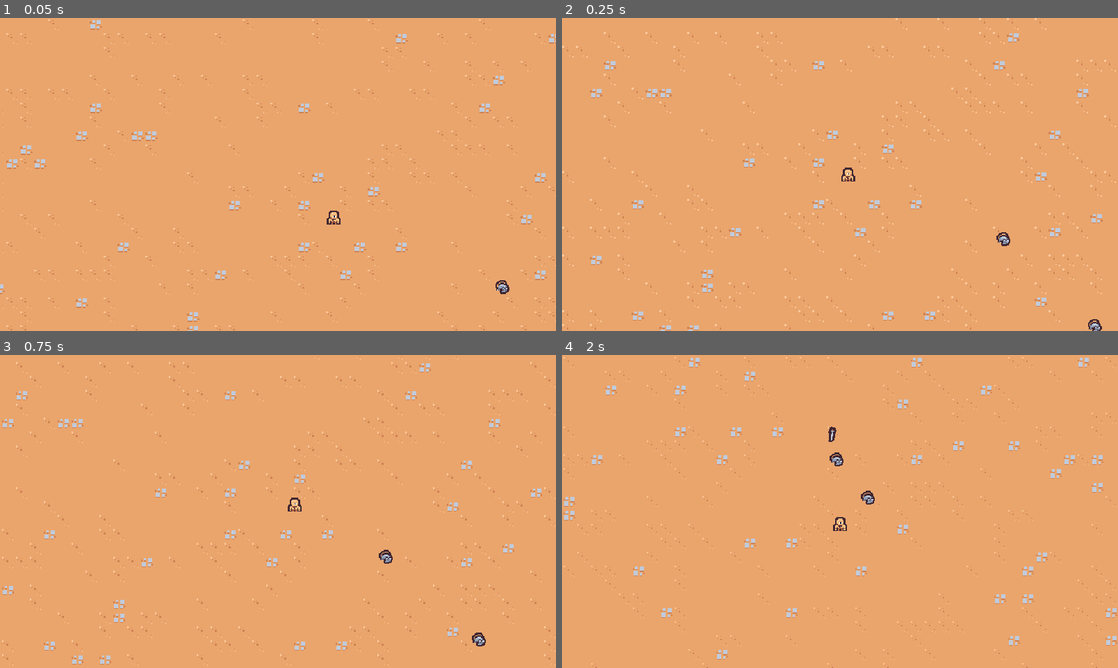
Above: before the commit, frames 1-4 (two rows, left to right).
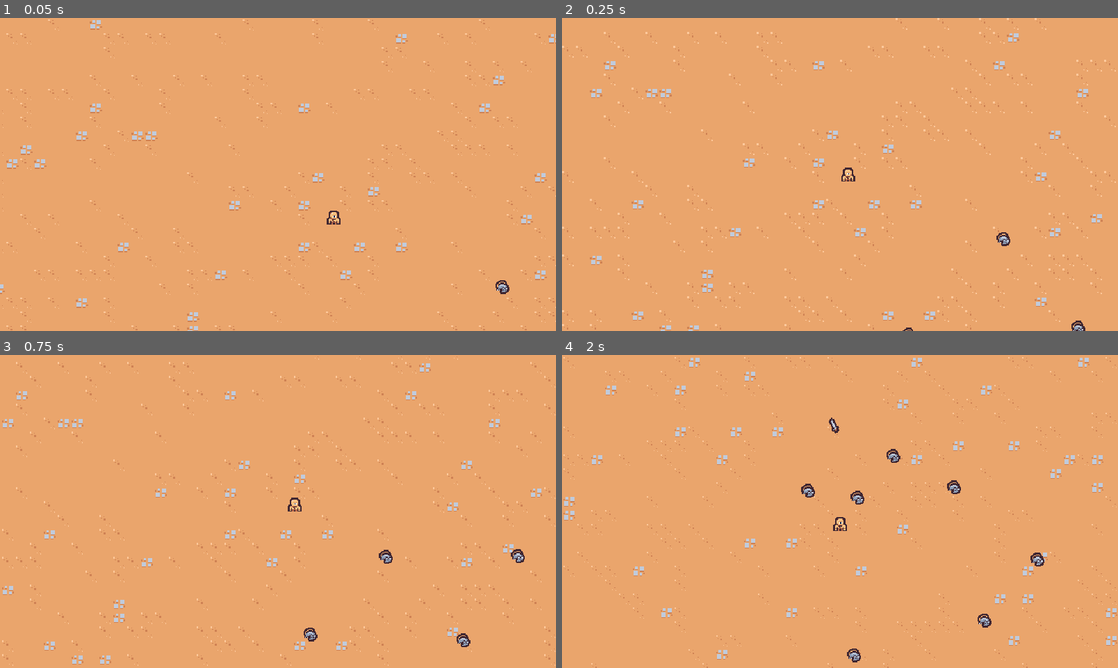
Above: after the commit, the same moments.

Repository: CullsGit/2dsurvivor
Game: Godot game, scene res://scenes/main/main.tscn
The game is run twice, just before and just after one commit, with the same random seed, the same clock (stepped at 60 frames per second) and the same inputs.
Inputs:
- Up to frame 1 (0.05 s): no input
- Up to frame 2 (0.25 s): no input
- Up to frame 3 (0.75 s): hold D (move_right) from 0.53 s (still down)
- Up to frame 4 (2 s): release D (move_right) at 1.28 s; hold S (move_down) from 1.28 s (still down)

Frame 1 is identical in both runs. In frame 2, 0.1% of the frame differs, in the area x 61-98%, y 96-100%; in frame 3, 0.3%; in frame 4, 0.8%, in the area x 43-87%, y 20-99%.

Commit message:
add collision functionality between sword and enemy

Diff:
--- a/project.godot
+++ b/project.godot
@@ -50,6 +50,12 @@
 ]
 }
 
+[layer_names]
+
+2d_physics/layer_1="Terrain"
+2d_physics/layer_2="Player"
+2d_physics/layer_3="Enemy"
+
 [rendering]
 
 textures/canvas_textures/default_texture_filter=0
--- a/scenes/ability/sword_ability/sword_ability.tscn
+++ b/scenes/ability/sword_ability/sword_ability.tscn
@@ -1,6 +1,45 @@
-[gd_scene load_steps=5 format=3 uid="uid://cwmb4yyb1484o"]
+[gd_scene load_steps=6 format=3 uid="uid://cwmb4yyb1484o"]
 
 [ext_resource type="Texture2D" uid="uid://dxilu635g8pkn" path="res://scenes/ability/sword_ability/sword.png" id="1_upg5g"]
+
+[sub_resource type="Animation" id="Animation_abpad"]
+length = 0.001
+tracks/0/type = "value"
+tracks/0/imported = false
+tracks/0/enabled = true
+tracks/0/path = NodePath("Sprite2D:rotation")
+tracks/0/interp = 1
+tracks/0/loop_wrap = true
+tracks/0/keys = {
+"times": PackedFloat32Array(0),
+"transitions": PackedFloat32Array(1),
+"update": 0,
+"values": [0.0]
+}
+tracks/1/type = "value"
+tracks/1/imported = false
+tracks/1/enabled = true
+tracks/1/path = NodePath("Sprite2D:scale")
+tracks/1/interp = 1
+tracks/1/loop_wrap = true
+tracks/1/keys = {
+"times": PackedFloat32Array(0),
+"transitions": PackedFloat32Array(1),
+"update": 0,
+"values": [Vector2(1, 1)]
+}
+tracks/2/type = "value"
+tracks/2/imported = false
+tracks/2/enabled = true
+tracks/2/path = NodePath("Area2D/CollisionShape2D:disabled")
+tracks/2/interp = 1
+tracks/2/loop_wrap = true
+tracks/2/keys = {
+"times": PackedFloat32Array(0),
+"transitions": PackedFloat32Array(1),
+"update": 1,
+"values": [true]
+}
 
 [sub_resource type="Animation" id="Animation_upg5g"]
 resource_name = "swing"
@@ -44,32 +83,17 @@
 "method": &"queue_free"
 }]
 }
-
-[sub_resource type="Animation" id="Animation_abpad"]
-length = 0.001
-tracks/0/type = "value"
-tracks/0/imported = false
-tracks/0/enabled = true
-tracks/0/path = NodePath("Sprite2D:rotation")
-tracks/0/interp = 1
-tracks/0/loop_wrap = true
-tracks/0/keys = {
-"times": PackedFloat32Array(0),
-"transitions": PackedFloat32Array(1),
-"update": 0,
-"values": [0.0]
-}
-tracks/1/type = "value"
-tracks/1/imported = false
-tracks/1/enabled = true
-tracks/1/path = NodePath("Sprite2D:scale")
-tracks/1/interp = 1
-tracks/1/loop_wrap = true
-tracks/1/keys = {
-"times": PackedFloat32Array(0),
-"transitions": PackedFloat32Array(1),
-"update": 0,
-"values": [Vector2(1, 1)]
+tracks/3/type = "value"
+tracks/3/imported = false
+tracks/3/enabled = true
+tracks/3/path = NodePath("Area2D/CollisionShape2D:disabled")
+tracks/3/interp = 1
+tracks/3/loop_wrap = true
+tracks/3/keys = {
+"times": PackedFloat32Array(0, 0.2, 0.4),
+"transitions": PackedFloat32Array(1, 1, 1),
+"update": 1,
+"values": [true, false, true]
 }
 
 [sub_resource type="AnimationLibrary" id="AnimationLibrary_t8g1f"]
@@ -77,6 +101,9 @@
 &"RESET": SubResource("Animation_abpad"),
 &"swing": SubResource("Animation_upg5g")
 }
+
+[sub_resource type="RectangleShape2D" id="RectangleShape2D_upg5g"]
+size = Vector2(30, 30)
 
 [node name="SwordAbility" type="Node2D"]
 
@@ -89,3 +116,12 @@
 [node name="Sprite2D" type="Sprite2D" parent="."]
 texture = ExtResource("1_upg5g")
 offset = Vector2(0, -4)
+
+[node name="Area2D" type="Area2D" parent="."]
+collision_layer = 4
+collision_mask = 0
+
+[node name="CollisionShape2D" type="CollisionShape2D" parent="Area2D"]
+position = Vector2(15, 0)
+shape = SubResource("RectangleShape2D_upg5g")
+disabled = true
--- a/scenes/ability/sword_ability_controller/sword_ability_controller.gd
+++ b/scenes/ability/sword_ability_controller/sword_ability_controller.gd
@@ -31,3 +31,7 @@
 	var sword_instance = sword_ability.instantiate() as Node2D
 	player.get_parent().add_child(sword_instance)
 	sword_instance.global_position = enemies[0].global_position
+	sword_instance.global_position += Vector2.RIGHT.rotated(randf_range(0, TAU)) * 4
+
+	var enemy_direction = enemies[0].global_position - sword_instance.global_position
+	sword_instance.rotation = enemy_direction.angle()
--- a/scenes/basic_enemy/basic_enemy.gd
+++ b/scenes/basic_enemy/basic_enemy.gd
@@ -4,7 +4,7 @@
 
 # Called when the node enters the scene tree for the first time.
 func _ready() -> void:
-	pass # Replace with function body.
+	$Area2D.area_entered.connect(on_area_entered)
 
 
 # Called every frame. 'delta' is the elapsed time since the previous frame.
@@ -19,3 +19,7 @@
 	if player_node != null:
 		return (player_node.global_position - global_position).normalized()
 	return Vector2.ZERO
+
+
+func on_area_entered(other_area: Area2D):
+	queue_free()
--- a/scenes/basic_enemy/basic_enemy.tscn
+++ b/scenes/basic_enemy/basic_enemy.tscn
@@ -1,14 +1,26 @@
-[gd_scene load_steps=4 format=3 uid="uid://bckqmodbec1rq"]
+[gd_scene load_steps=5 format=3 uid="uid://bckqmodbec1rq"]
 
 [ext_resource type="Texture2D" uid="uid://ba4158uvp2usg" path="res://scenes/basic_enemy/basic_enemy.png" id="1_fng3e"]
 [ext_resource type="Script" uid="uid://by0jsdm1grdpw" path="res://scenes/basic_enemy/basic_enemy.gd" id="1_gxg7h"]
+
+[sub_resource type="CircleShape2D" id="CircleShape2D_xrbw7"]
+radius = 12.0
 
 [sub_resource type="CircleShape2D" id="CircleShape2D_gxg7h"]
 radius = 5.0
 
 [node name="BasicEnemy" type="CharacterBody2D" groups=["enemy"]]
 collision_layer = 0
+collision_mask = 4
 script = ExtResource("1_gxg7h")
+
+[node name="Area2D" type="Area2D" parent="."]
+collision_layer = 0
+collision_mask = 4
+
+[node name="CollisionShape2D" type="CollisionShape2D" parent="Area2D"]
+position = Vector2(0, -5)
+shape = SubResource("CircleShape2D_xrbw7")
 
 [node name="Sprite2D" type="Sprite2D" parent="."]
 texture = ExtResource("1_fng3e")
--- a/scenes/main/main.tscn
+++ b/scenes/main/main.tscn
@@ -20,4 +20,25 @@
 position = Vector2(303, 171)
 
 [node name="BasicEnemy2" parent="." instance=ExtResource("4_l3cfh")]
-position = Vector2(406, 274)
+position = Vector2(387, 277)
+
+[node name="BasicEnemy3" parent="." instance=ExtResource("4_l3cfh")]
+position = Vector2(735, 187)
+
+[node name="BasicEnemy4" parent="." instance=ExtResource("4_l3cfh")]
+position = Vector2(308, 525)
+
+[node name="BasicEnemy5" parent="." instance=ExtResource("4_l3cfh")]
+position = Vector2(529, 445)
+
+[node name="BasicEnemy6" parent="." instance=ExtResource("4_l3cfh")]
+position = Vector2(617, 338)
+
+[node name="BasicEnemy7" parent="." instance=ExtResource("4_l3cfh")]
+position = Vector2(458, 159)
+
+[node name="BasicEnemy8" parent="." instance=ExtResource("4_l3cfh")]
+position = Vector2(529, 227)
+
+[node name="BasicEnemy9" parent="." instance=ExtResource("4_l3cfh")]
+position = Vector2(183, 292)
